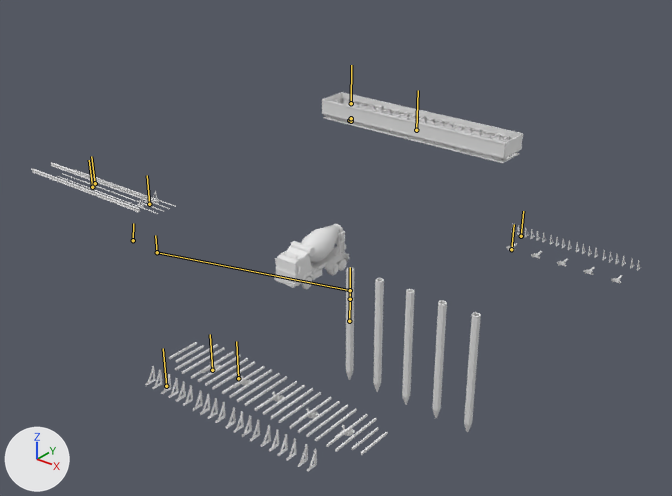
The FBX model Assets/AnimationScenes/Models/scene_03.fbx as it was, and as the next commit left it.
One viewpoint serves both versions: a 50 mm camera at (45.7, -59.2, 43.7) aimed at (-7.3, 7.1, 2.6). The lights are fixed; the arrows at lower left show +X, +Y and +Z. Both versions are drawn at frame 50 of the action 'Armature|anim_scene_03'; the numbers are the values there. The bones that bend it are drawn over the model as lines.

In view in the first picture: 'mixer_truck', 'tiang_pancang_cor'.
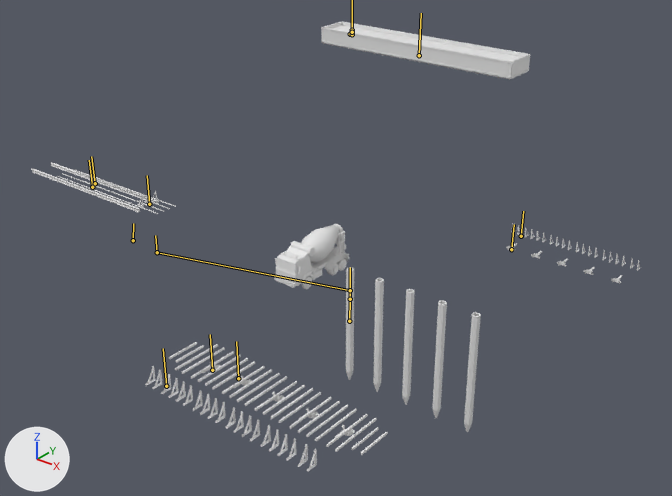
Commit message: update scene 03 : animasi, model

The edits, one by one:
Bone 'steel_cage' (bone_steel_cage) moves from (0.0, 15.04, 0.01) to (0.0, 21.09, 0.01).
Bone 'wooden_cage' (bone_wooden_cage) moves from (0.0, 15.34, 0.01) to (0.0, 21.31, 0.01).
Bone 'wood_plank' (bone_wood_plank) moves from (0.0, 14.9, 0.01) to (0.0, 22.15, 0.01).

Boxes (x1, y1, x2, y2) around the edits, measured in the pictures (672 x 496 px):
'tiang_pancang_cor', posed: before (32, 92, 640, 472); after (32, 163, 640, 472)
'tiang_pancang_wood_cage', now drawn: after (321, 22, 531, 79)
'tiang_pancang_wood_plank', now drawn: after (332, 26, 522, 61)
'tiang_pancang_steel_cage', now drawn: after (323, 25, 524, 80)
bone 'wooden_cage', root to tip: before (416, 130) to (418, 90); after (419, 55) to (421, 13)
bone 'wood_plank', root to tip: before (349, 120) to (349, 119); after (350, 34) to (350, 32)
